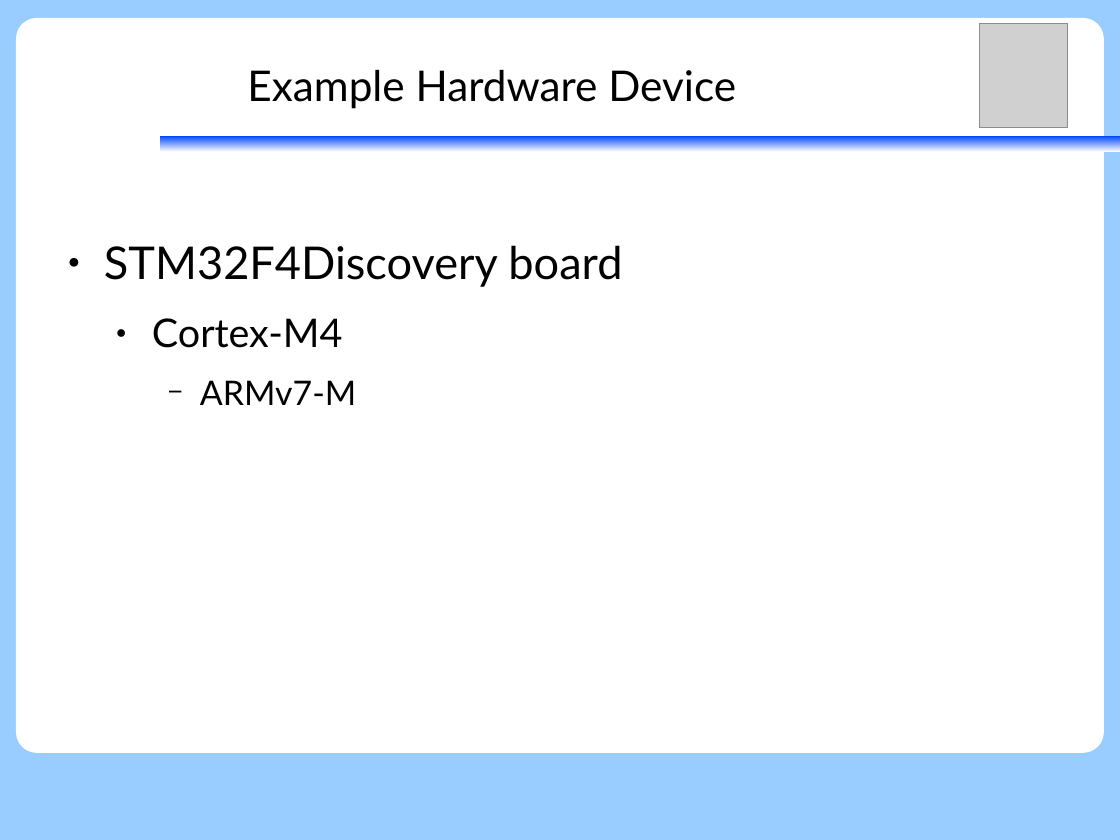
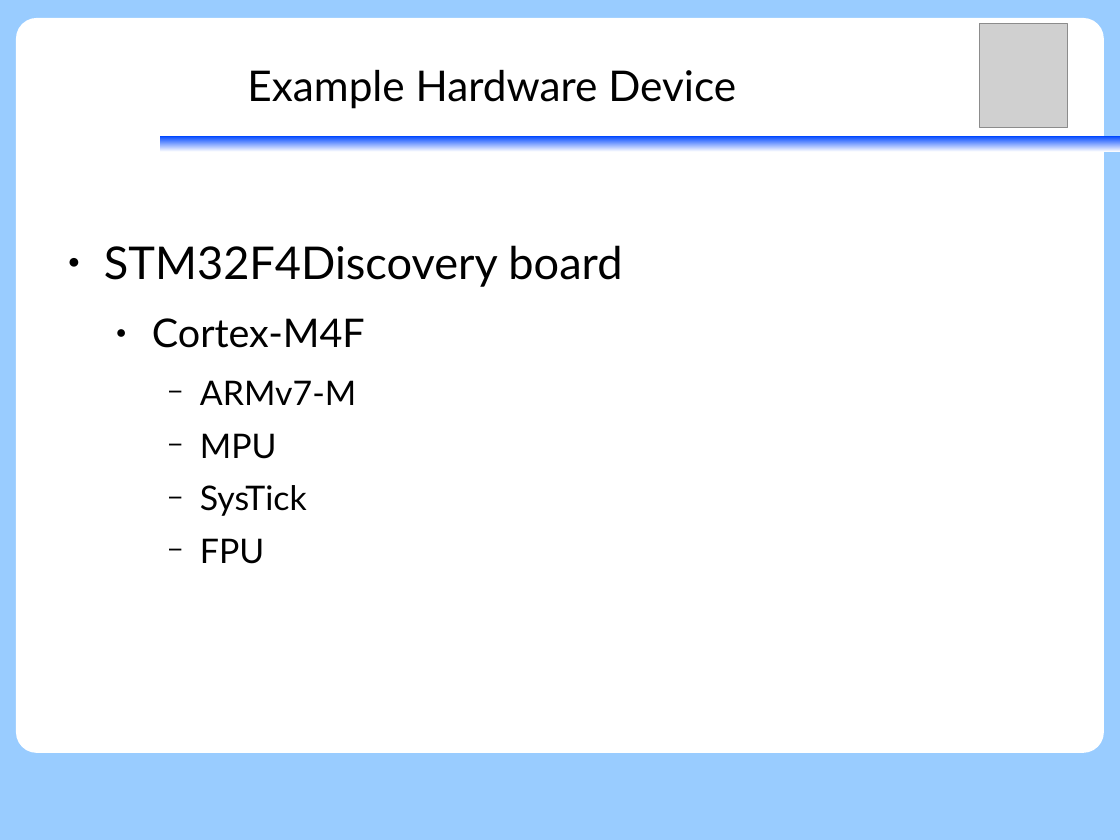
Before and after one commit to vh21/documents, a slide deck: slide 4 of ukernel/f9-microkernel-mcu-integration.odp (slide 15 before the commit). Drawn at 1120x840 pixels with LibreOffice and Linux fonts; fonts in the diff are those of the drawing; grey boxes stand for pictures. Boxes give left, top, right and bottom in pixels: in the first picture for what was removed or moved away, otherwise in the second. Text is boxed around its words. In the diff, an @@ line names an element or a change of style, - is before the commit and + after.

```diff
--- a/ukernel/f9-microkernel-mcu-integration.odp
+++ b/ukernel/f9-microkernel-mcu-integration.odp
@@ text at box(152, 318, 365, 348): text changed @@
-  ● Cortex-M4
+  ● Cortex-M4F
@@ text at box(200, 433, 307, 564): paragraphs added @@
+    − MPU
+    − SysTick
+    − FPU
```
Also in this commit, not shown: 7 other slides changed, 7 slides added, 3 slides removed.
